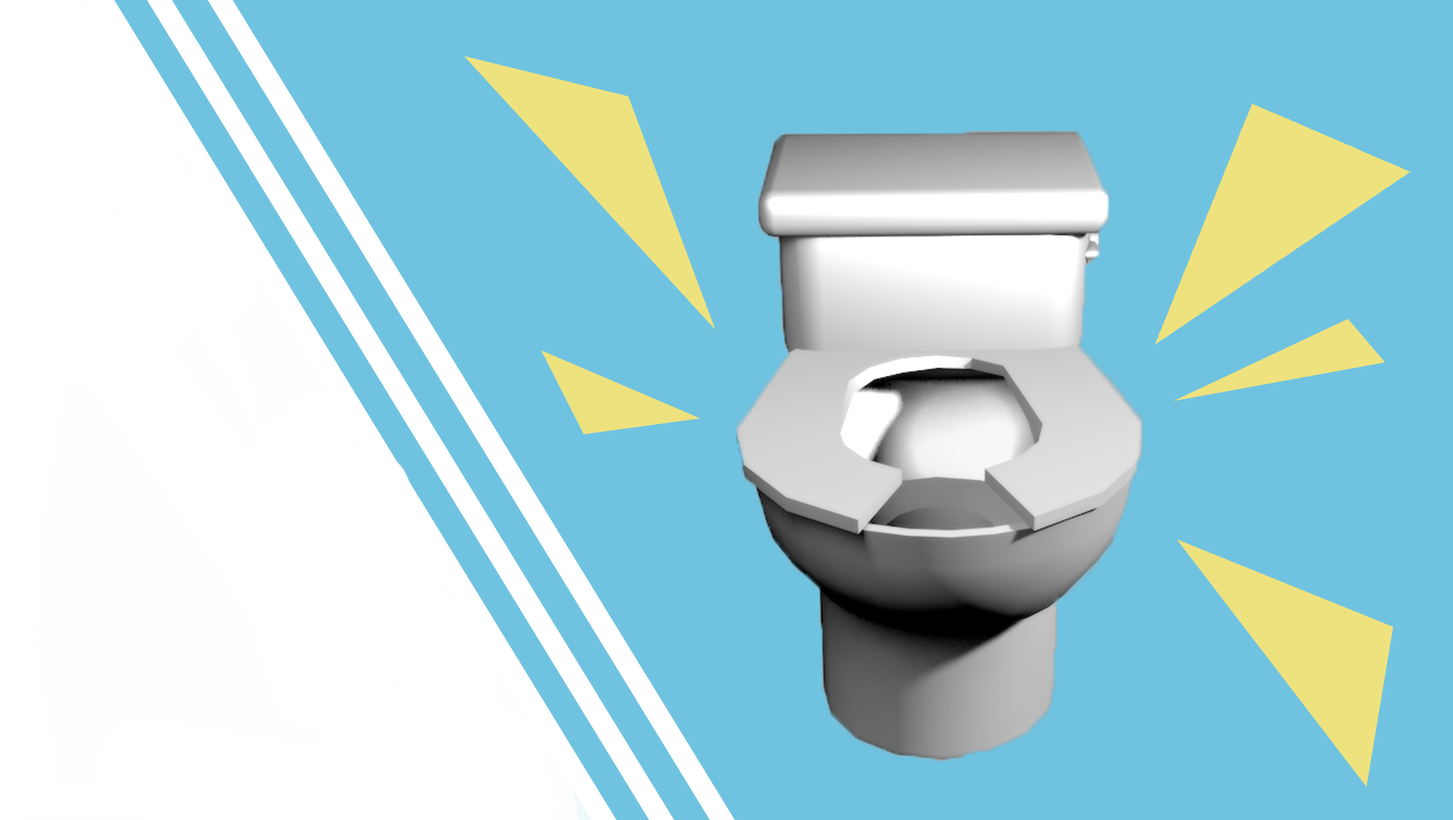
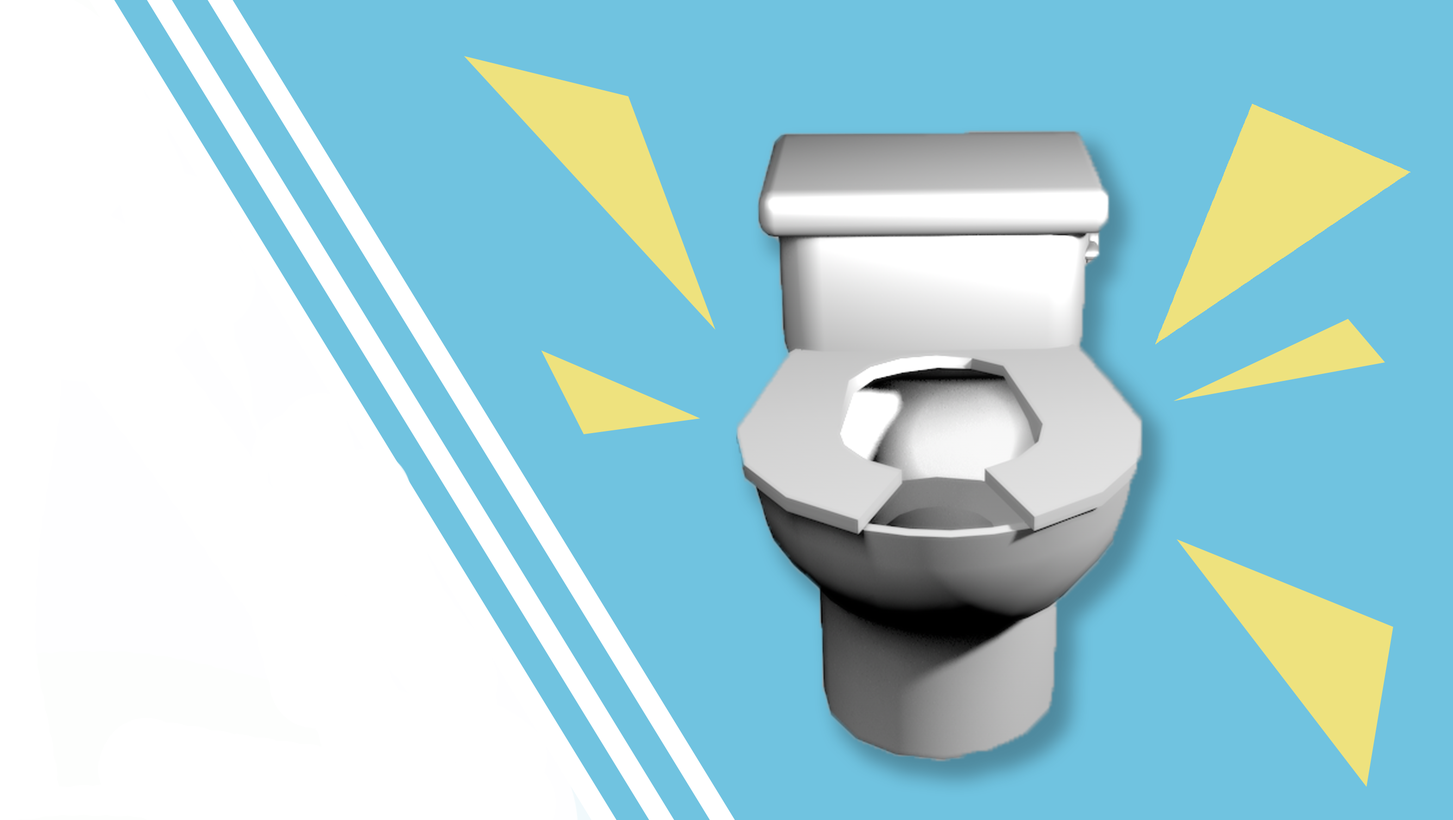
The second 1453x820 image is a revision of the first. Changes to its layers:
pixels changed over [733, 127, 1175, 794] (layer not identified)
